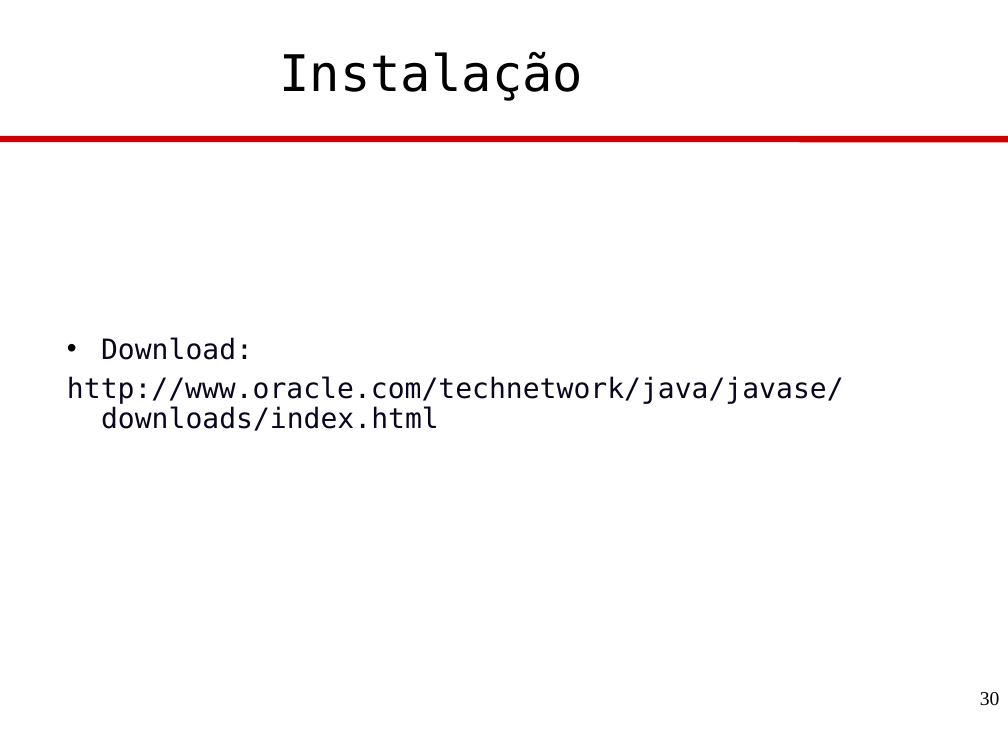
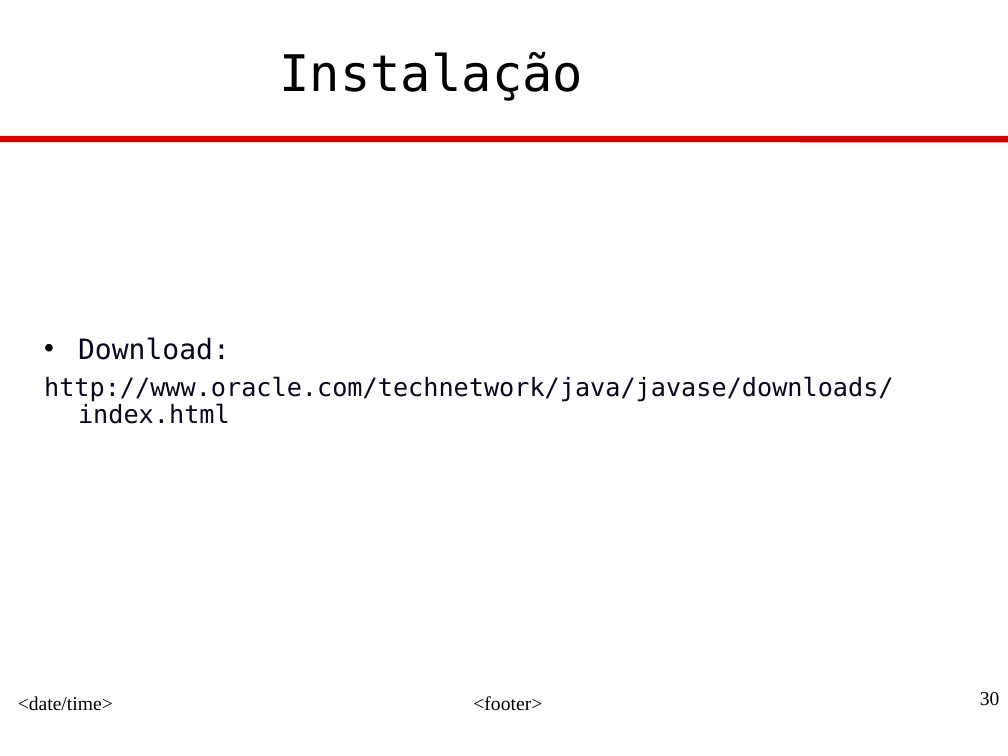
Before and after one commit to eaoliveira/DSJ-N1602, a slide deck: slide 30 of Professor/src/introducao/JavaProg-1-Introducao.ppt. Drawn at 1008x756 pixels with LibreOffice and Linux fonts; fonts in the diff are those of the drawing; background and template pictures are left out. Boxes give left, top, right and bottom in pixels: in the first picture for what was removed or moved away, otherwise in the second. Text is boxed around its words. In the diff, an @@ line names an element or a change of style, - is before the commit and + after.

```diff
--- a/Professor/src/introducao/JavaProg-1-Introducao.ppt
+++ b/Professor/src/introducao/JavaProg-1-Introducao.ppt
@@ text "Download:": place and size @@
-text "Download:" at (67,337,844,431)
+text "Download:" at (44,337,894,424)
@@ text at (44,376,894,424): size 20 to 18 pt in "http://www.oracle.com/technetwork/java/javase/downloads/inde ..." @@
@@ text added at (18,696,113,711), 14 pt, text #000000 @@
+<date/time>
@@ text added at (473,696,542,711), 14 pt, text #000000 @@
+<footer>
```
Also in this commit, not shown: 30 other slides changed.
